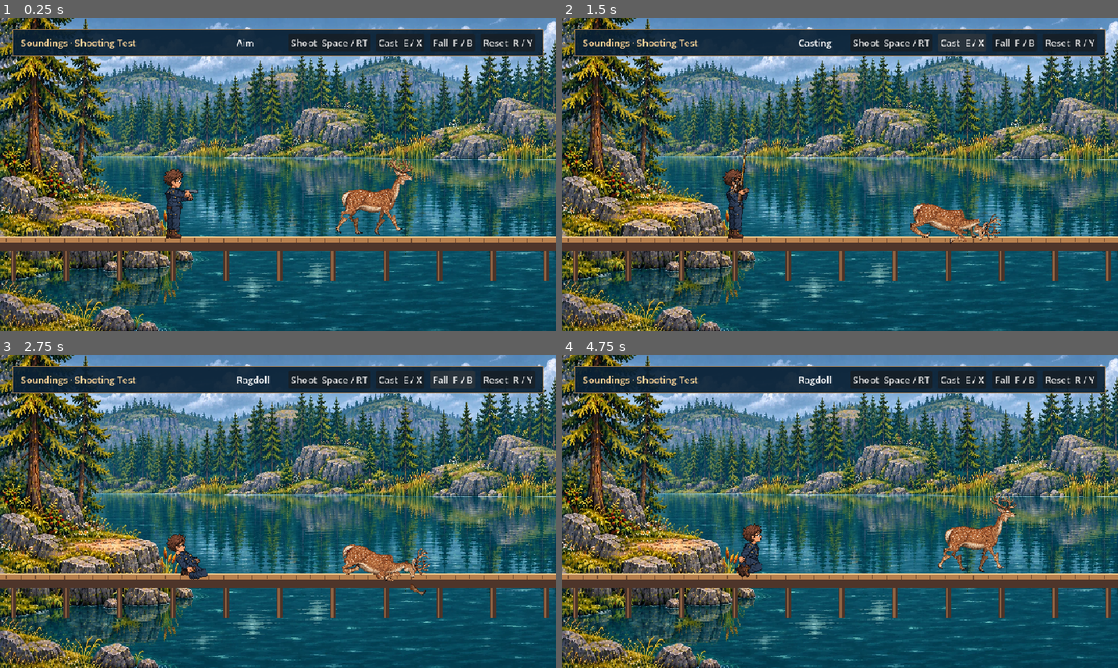
Above: before the commit, frames 1-4 (two rows, left to right).
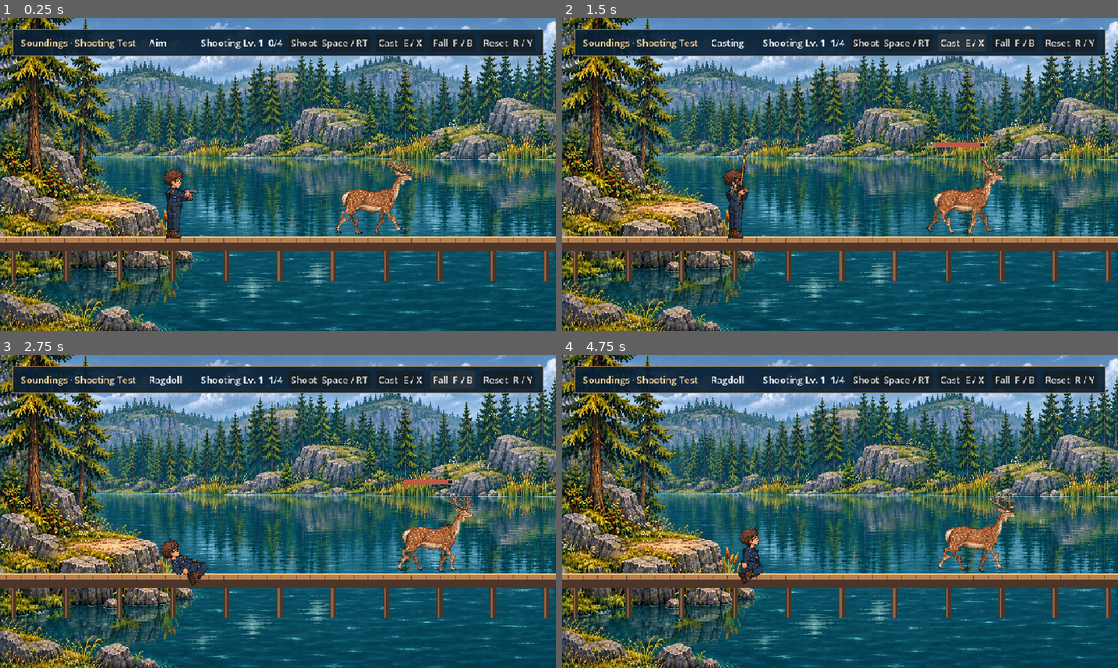
Above: after the commit, the same moments.

Repository: onurozdi/idlebattle
Game: Godot game, scene res://character_test.tscn
Same seed, same stepped clock (60 frames per second), same inputs: the game is played once before the commit and once after it.
Inputs (mouse positions are in pixels of both pictures, inside the frame that each line leads up to):
- Up to frame 1 (0.25 s): no input
- Up to frame 2 (1.5 s): click "Shoot Space / RT" at 0.5 s; click "Cast E / X" at 1.25 s
- Up to frame 3 (2.75 s): click "Fall F / B" at 2 s
- Up to frame 4 (4.75 s): click "Reset R / Y" at 2.75 s; tap Enter at 3.5 s; move the mouse to (962, 495) at 3.52 s; hold Right 3.53-4.28 s; tap E at 3.6 s; click (962, 495) at 3.67 s; tap Space at 3.77, 4.52 s; move the mouse to (728, 527) at 4.27 s; hold Left from 4.28 s (still down); tap F at 4.35 s; click (728, 527) at 4.42 s

The runs differ from the first frame. In frame 1, 0.2% of the frame differs, in the area x 26-51%, y 6-10%; in frame 2, 2.3%; in frame 3, 3.0%, in the area x 27-86%, y 6-77%; in frame 4, 0.8%.

Commit message:
Add skill-based spread and multi-hit deer damage

Diff:
--- a/godot/character.gd
+++ b/godot/character.gd
@@ -118,7 +118,11 @@
 	image.scale = size / texture.region.size
 	if key.begins_with("far_"):
 		image.modulate = Color("#acb2c0")
-	body.add_child(image)
+	var art := Node2D.new()
+	art.name = "Art"
+	image.name = "Sprite"
+	art.add_child(image)
+	body.add_child(art)
 
 	var collider := CollisionShape2D.new()
 	var shape := CapsuleShape2D.new()
@@ -162,6 +166,12 @@
 	queue_redraw()
 
 
+func _process(_delta: float) -> void:
+	if fallen:
+		for joint in joints:
+			joint.sync_art()
+
+
 func _pose(delta: float) -> void:
 	var running := minf(absf(move_speed) / 155, 1)
 	var holding_rod := cast_time >= 0.0 or cast_has_line
@@ -256,7 +266,7 @@
 	var previous: Vector3 = last_pose.get(key, Vector3(at.x, at.y, angle * facing))
 	body.position = at
 	body.rotation = angle * facing
-	body.get_child(0).flip_h = facing < 0.0
+	body.get_node("Art/Sprite").flip_h = facing < 0.0
 	last_pose[key] = Vector3(at.x, at.y, body.rotation)
 	velocities[key] = ((at - Vector2(previous.x, previous.y)) / delta).limit_length(220)
 	angular_velocities[key] = clampf(angle_difference(previous.z, body.rotation) / delta, -7, 7)
@@ -308,6 +318,7 @@
 		body.linear_velocity = Vector2.ZERO
 		body.angular_velocity = 0
 		body.collision_mask = 0
+		body.get_node("Art").transform = Transform2D.IDENTITY
 	fallen = false
 	cast_time = -1.0
 	cast_has_line = false
--- a/godot/character_test.gd
+++ b/godot/character_test.gd
@@ -5,6 +5,7 @@
 const SHOT_RANGE := preload("res://shot_range.gd")
 const LAKE := preload("res://assets/lake.webp")
 const DECK_Y := 378.0
+const HITS_PER_LEVEL := 4
 
 var actor: Node2D
 var deer: Node2D
@@ -19,6 +20,8 @@
 	Rect2(960, 205, 20, 260),
 ]
 var status: Label
+var skill_status: Label
+var training_hits := 0
 
 
 func _ready() -> void:
@@ -39,6 +42,7 @@
 	shot_range = SHOT_RANGE.new()
 	shot_range.z_index = 15
 	add_child(shot_range)
+	shot_range.live_target_hit.connect(_train_shooting)
 	_make_controls()
 	if "--self-test" in OS.get_cmdline_user_args():
 		_self_test.call_deferred()
@@ -103,15 +107,35 @@
 			actor.reset_pose()
 			deer.reset_pose()
 			shot_range.clear()
+			fire_pending = false
 			shot_cooldown = 0.0
 
 
 func _fire() -> void:
 	var gun: Node2D = actor.weapon
 	var muzzle: Node2D = actor.muzzle
-	shot_range.shoot(muzzle.global_position, Vector2.RIGHT.rotated(gun.global_rotation))
+	var barrel := Vector2.RIGHT.rotated(gun.global_rotation)
+	var direction := SHOT_RANGE.spread_direction(barrel, _shooting_level(), randf_range(-1.0, 1.0))
+	shot_range.shoot(muzzle.global_position, direction)
 	actor.recoil = .16
 	shot_cooldown = .24
+
+
+func _shooting_level() -> int:
+	return 1 + floori(float(training_hits) / HITS_PER_LEVEL)
+
+
+func _train_shooting() -> void:
+	if _shooting_level() < SHOT_RANGE.MAX_SKILL:
+		training_hits += 1
+		_update_skill_status()
+
+
+func _update_skill_status() -> void:
+	var level := _shooting_level()
+	skill_status.text = "Shooting Lv. %s" % level
+	if level < SHOT_RANGE.MAX_SKILL:
+		skill_status.text += "  %s/%s" % [training_hits % HITS_PER_LEVEL, HITS_PER_LEVEL]
 
 
 func _make_controls() -> void:
@@ -141,6 +165,10 @@
 	status = Label.new()
 	status.custom_minimum_size.x = 80
 	row.add_child(status)
+	skill_status = Label.new()
+	skill_status.custom_minimum_size.x = 109
+	row.add_child(skill_status)
+	_update_skill_status()
 	for option in [["Shoot  Space / RT", "fire"], ["Cast  E / X", "cast"], ["Fall  F / B", "fall"], ["Reset  R / Y", "reset"]]:
 		var button := Button.new()
 		button.text = option[0]
@@ -199,28 +227,41 @@
 		return
 	deer.pace = false
 	deer.reset_pose()
-	aim_point = deer.parts.body.global_position
-	await get_tree().physics_frame
-	await get_tree().physics_frame
-	_fire()
-	if deer.fallen or shot_range.rounds.size() != 1:
-		push_error("The projectile skipped its flight.")
-		get_tree().quit(1)
-		return
-	for tick in 23 * ticks:
-		await get_tree().physics_frame
-	if not deer.fallen or deer.marks.size() != 1 or deer.joints.size() != deer.parts.size() - 1:
-		push_error("The shot did not attach a mark and activate the animal ragdoll.")
+	if deer.health_meter.visible:
+		push_error("An unharmed deer showed health.")
+		get_tree().quit(1)
+		return
+	for count in range(1, 11):
+		var target: Vector2 = deer.parts.body.global_position
+		shot_range.shoot(target - Vector2(159, 0), Vector2.RIGHT)
+		if deer.fallen or shot_range.rounds.size() != 1:
+			push_error("The shot or the health threshold skipped projectile flight.")
+			get_tree().quit(1)
+			return
+		for tick in 24 * ticks:
+			await get_tree().physics_frame
+		if deer.health != 100 - count * 10 or deer.health_meter.visible != (count < 10) or deer.fallen != (count == 10):
+			push_error("Incorrect body damage or health meter after hit %s." % count)
+			get_tree().quit(1)
+			return
+	if deer.marks.size() != 10 or deer.joints.size() != deer.parts.size() - 1 or _shooting_level() != 3:
+		push_error("Missing hit marks, ragdoll links or shooting progression.")
 		get_tree().quit(1)
 		return
 	var mark: Node2D = deer.marks[0]
 	var original_offset := mark.position
 	var original_world := mark.global_position
 	for frame in 115:
-		await get_tree().process_frame
+		await get_tree().physics_frame
 		for joint in deer.joints:
-			if joint.relative_angle() < joint.lower - .20 or joint.relative_angle() > joint.upper + .20:
-				push_error("Ragdoll hinge exceeded its working arc: %s %s %s" % [joint.node_b, joint.relative_angle(), Vector2(joint.lower, joint.upper)])
+			joint.sync_art()
+			var drawn_angle := angle_difference(joint.parent_art.global_rotation, joint.child_art.global_rotation)
+			if drawn_angle < joint.lower - .001 or drawn_angle > joint.upper + .001:
+				push_error("A rendered ragdoll hinge exceeded its working arc.")
+				get_tree().quit(1)
+				return
+			if joint.child_art.global_position.distance_to(joint.parent_art.to_global(joint.parent_socket)) > .01:
+				push_error("A rendered joint separated during the fall.")
 				get_tree().quit(1)
 				return
 	if mark.position != original_offset or mark.global_position.distance_to(original_world) < 3.0:
@@ -233,10 +274,22 @@
 			get_tree().quit(1)
 			return
 	_command("reset")
-	if deer.fallen or not deer.marks.is_empty() or not deer.joints.is_empty():
+	if deer.fallen or deer.health != 100 or not deer.marks.is_empty() or not deer.joints.is_empty() or _shooting_level() != 3:
 		push_error("Reset did not clean up the animal ragdoll.")
 		get_tree().quit(1)
 		return
+	deer.facing = -1.0
+	for tick in 2 * ticks:
+		await get_tree().physics_frame
+	var head: Node2D = deer.parts.head.get_node("HurtShape")
+	shot_range.shoot(head.global_position - Vector2(145, 0), Vector2.RIGHT)
+	for tick in 19 * ticks:
+		await get_tree().physics_frame
+	if not deer.fallen or deer.health != 0 or deer.marks.size() != 1:
+		push_error("One head hit on the mirrored deer must be lethal.")
+		get_tree().quit(1)
+		return
+	_command("reset")
 	shot_range.shoot(Vector2(470, 345), Vector2.DOWN)
 	for tick in 5 * ticks:
 		await get_tree().physics_frame
@@ -244,5 +297,12 @@
 		push_error("A projectile hitting the deck must stop without damaging the deer.")
 		get_tree().quit(1)
 		return
-	print("Shooting test passed: casting, projectile travel and floor collision, persistent local entry mark, constrained animal ragdoll and reset.")
+	for roll in [-1.0, 1.0]:
+		var novice := SHOT_RANGE.spread_direction(Vector2.RIGHT, 1, roll)
+		var expert := SHOT_RANGE.spread_direction(Vector2.RIGHT, 5, roll)
+		if signf(novice.angle()) != roll or signf(expert.angle()) != roll or absf(expert.angle()) >= absf(novice.angle()):
+			push_error("Shooting spread must narrow with training in both directions.")
+			get_tree().quit(1)
+			return
+	print("Shooting test passed: 10 body hits, 1 head hit, health meter, skill spread, attached joints, impact marks and floor collision.")
 	get_tree().quit()
--- a/godot/deer.gd
+++ b/godot/deer.gd
@@ -5,6 +5,9 @@
 const HIT_MARK := preload("res://hit_mark.gd")
 const FEET_Y := 378.0
 const UPPER_LENGTH := 24.0
+const MAX_HEALTH := 100
+const BODY_DAMAGE := 10
+const FLINCH_TIME := .16
 const LEGS := ["far_rear", "far_front", "near_rear", "near_front"]
 const ART_REGIONS := [
 	Rect2(51, 171, 436, 220), Rect2(654, 159, 279, 279), Rect2(1077, 32, 370, 432),
@@ -12,11 +15,16 @@
 ]
 
 var parts: Dictionary = {}
+var hurt_shape_origins: Dictionary = {}
 var last_pose: Dictionary = {}
 var velocities: Dictionary = {}
 var spin: Dictionary = {}
 var joints: Array[PinJoint2D] = []
 var marks: Array[Node2D] = []
+var health_meter: ProgressBar
+var health := MAX_HEALTH
+var flinch := 0.0
+var hit_direction := Vector2.ZERO
 var fallen := false
 var pace := true
 var step := 0.0
@@ -34,7 +42,27 @@
 		_part(leg + "_upper", 3 if front else 4, Vector2(16 if front else 21, 29), Vector2(8 if front else 10, 3),
 			Vector2(0, 11), Vector2(11 if front else 15, 25), .7, 4 if near else 1)
 		_part(leg + "_lower", 5, Vector2(12, 28), Vector2(5, 3), Vector2(0, 11), Vector2(8, 25), .45, 4 if near else 1)
+	_make_health_meter()
 	reset_pose()
+
+
+func _make_health_meter() -> void:
+	health_meter = ProgressBar.new()
+	health_meter.custom_minimum_size = Vector2(86, 8)
+	health_meter.mouse_filter = Control.MOUSE_FILTER_IGNORE
+	health_meter.show_percentage = false
+	health_meter.max_value = MAX_HEALTH
+	health_meter.z_index = 16
+	var background := StyleBoxFlat.new()
+	background.bg_color = Color("#1c2225")
+	background.border_color = Color("#e0c099")
+	background.set_border_width_all(1)
+	health_meter.add_theme_stylebox_override("background", background)
+	var fill := StyleBoxFlat.new()
+	fill.bg_color = Color("#bd5948")
+	fill.set_content_margin_all(1)
+	health_meter.add_theme_stylebox_override("fill", fill)
+	add_child(health_meter)
 
 
 func _part(key: String, tile: int, size: Vector2, pivot: Vector2, center: Vector2, bounds: Vector2, mass: float, layer: int) -> void:
@@ -60,8 +88,13 @@
 	sprite.scale = size / texture.region.size
 	if key.begins_with("far"):
 		sprite.modulate = Color("#b2a8a1")
-	body.add_child(sprite)
+	var art := Node2D.new()
+	art.name = "Art"
+	sprite.name = "Sprite"
+	art.add_child(sprite)
+	body.add_child(art)
 	var collision := CollisionShape2D.new()
+	collision.name = "HurtShape"
 	var shape := CapsuleShape2D.new()
 	shape.radius = minf(bounds.x, bounds.y) * .5
 	shape.height = maxf(bounds.x, bounds.y)
@@ -71,6 +104,7 @@
 	body.add_child(collision)
 	add_child(body)
 	parts[key] = body
+	hurt_shape_origins[key] = center
 
 
 func advance(delta: float) -> void:
@@ -78,6 +112,7 @@
 		for joint in joints:
 			joint.enforce(delta)
 		return
+	flinch = maxf(0, flinch - delta)
 	if pace:
 		lane += facing * delta * 42.0
 		if lane > 801.0 or lane < 570.0:
@@ -87,8 +122,16 @@
 	_pose(delta)
 
 
+func _process(_delta: float) -> void:
+	if fallen:
+		for joint in joints:
+			joint.sync_art()
+
+
 func _pose(delta: float) -> void:
 	var root := Vector2(lane, FEET_Y - 61.0 - absf(sin(step)) * 1.5)
+	root += hit_direction * sin(PI * flinch / FLINCH_TIME) * 3.4
+	health_meter.position = (root + Vector2(-43, -101)).round()
 	var height := sin(step) * .033
 	var chest := root + _flip(Vector2(31, -3))
 	var skull := chest + _flip(Vector2(17, -31).rotated(height))
@@ -117,7 +160,8 @@
 	var previous: Vector3 = last_pose.get(key, Vector3(at.x, at.y, angle * facing))
 	body.position = at
 	body.rotation = angle * facing
-	body.get_child(0).flip_h = facing < 0.0
+	body.get_node("Art/Sprite").flip_h = facing < 0.0
+	body.get_node("HurtShape").position = _flip(hurt_shape_origins[key])
 	last_pose[key] = Vector3(at.x, at.y, body.rotation)
 	velocities[key] = ((at - Vector2(previous.x, previous.y)) / delta).limit_length(90.0)
 	spin[key] = clampf(angle_difference(previous.z, body.rotation) / delta, -5.0, 5.0)
@@ -130,30 +174,49 @@
 	joints.append(joint)
 
 
-func receive_shot(body: RigidBody2D, world_point: Vector2, direction: Vector2) -> void:
+func receive_shot(body: RigidBody2D, world_point: Vector2, direction: Vector2) -> bool:
 	if marks.size() >= 16:
 		marks.pop_front().queue_free()
-	marks.append(HIT_MARK.attach(body, world_point, direction))
-	if not fallen:
-		fallen = true
-		_join("body", "neck", -.64, .80)
-		_join("neck", "head", -.68, .68)
-		for leg in LEGS:
-			_join("body", leg + "_upper", -1.53, 1.38)
-			if leg.ends_with("front"):
-				_join(leg + "_upper", leg + "_lower", 0.0, 2.32)
-			else:
-				_join(leg + "_upper", leg + "_lower", -2.33, 0.0)
-		for key: String in parts:
-			var bone: RigidBody2D = parts[key]
-			bone.linear_velocity = velocities[key]
-			bone.angular_velocity = spin[key]
-			bone.collision_mask = 1
-			bone.freeze = false
-			bone.sleeping = false
-		# Briefly buckle the front legs as weight moves forward from the hit.
-		for leg in ["near_front_lower", "far_front_lower"]:
-			parts[leg].angular_velocity += facing * 2.7
+	marks.append(HIT_MARK.attach(body.get_node("Art"), world_point, direction))
+	if fallen:
+		_apply_hit_impulse(body, world_point, direction)
+		return false
+
+	health = 0 if body == parts.head else maxi(0, health - BODY_DAMAGE)
+	health_meter.value = health
+	health_meter.visible = health > 0
+	if health > 0:
+		flinch = FLINCH_TIME
+		hit_direction = direction
+	else:
+		_start_fall()
+		_apply_hit_impulse(body, world_point, direction)
+	return true
+
+
+func _start_fall() -> void:
+	fallen = true
+	_join("body", "neck", -.64, .80)
+	_join("neck", "head", -.68, .68)
+	for leg in LEGS:
+		_join("body", leg + "_upper", -1.53, 1.38)
+		if leg.ends_with("front"):
+			_join(leg + "_upper", leg + "_lower", 0.0, 2.32)
+		else:
+			_join(leg + "_upper", leg + "_lower", -2.33, 0.0)
+	for key: String in parts:
+		var bone: RigidBody2D = parts[key]
+		bone.linear_velocity = velocities[key]
+		bone.angular_velocity = spin[key]
+		bone.collision_mask = 1
+		bone.freeze = false
+		bone.sleeping = false
+	# Briefly buckle the front legs as weight moves forward from the hit.
+	for leg in ["near_front_lower", "far_front_lower"]:
+		parts[leg].angular_velocity += facing * 2.7
+
+
+func _apply_hit_impulse(body: RigidBody2D, world_point: Vector2, direction: Vector2) -> void:
 	body.apply_impulse(direction * (24.0 + body.mass * 14.0), world_point - body.global_position)
 
 
@@ -170,7 +233,12 @@
 		body.collision_mask = 0
 		body.linear_velocity = Vector2.ZERO
 		body.angular_velocity = 0.0
+		body.get_node("Art").transform = Transform2D.IDENTITY
 	fallen = false
+	health = MAX_HEALTH
+	health_meter.value = health
+	health_meter.hide()
+	flinch = 0.0
 	facing = 1.0
 	lane = 625.0
 	step = 0.0
--- a/godot/hit_mark.gd
+++ b/godot/hit_mark.gd
@@ -1,12 +1,12 @@
 extends Node2D
 
 
-static func attach(body: Node2D, world_point: Vector2, incoming: Vector2) -> Node2D:
+static func attach(art: Node2D, world_point: Vector2, incoming: Vector2) -> Node2D:
 	var mark := new()
-	body.add_child(mark)
+	art.add_child(mark)
 	# Nudge into the silhouette so the mark remains legible at the edge of a collider.
-	mark.position = body.to_local(world_point + incoming.normalized() * 3.0)
-	mark.rotation = incoming.angle() - body.global_rotation
+	mark.position = art.to_local(world_point + incoming.normalized() * 3.0)
+	mark.rotation = incoming.angle() - art.global_rotation
 	mark.z_index = 12
 	return mark
 
--- a/godot/ragdoll_hinge.gd
+++ b/godot/ragdoll_hinge.gd
@@ -2,6 +2,9 @@
 
 var parent_body: RigidBody2D
 var child_body: RigidBody2D
+var parent_art: Node2D
+var child_art: Node2D
+var parent_socket: Vector2
 var lower: float
 var upper: float
 
@@ -9,12 +12,21 @@
 func configure(parent: RigidBody2D, child: RigidBody2D, limits: Vector2) -> void:
 	parent_body = parent
 	child_body = child
+	parent_art = parent.get_node("Art")
+	child_art = child.get_node("Art")
+	parent_socket = parent.to_local(child.global_position)
 	lower = limits.x
 	upper = limits.y
 	global_position = child.global_position
 	node_a = parent.get_path()
 	node_b = child.get_path()
 	disable_collision = true
+
+
+func sync_art() -> void:
+	# Use the same socket for both sprites even while contact forces stretch the pin.
+	child_art.global_position = parent_art.to_global(parent_socket)
+	child_art.global_rotation = parent_art.global_rotation + clampf(relative_angle(), lower, upper)
 
 
 func enforce(delta: float) -> void:
@@ -39,6 +51,11 @@
 	if motor_enabled != needs_stop:
 		motor_enabled = needs_stop
 
+	# Project large pin errors gradually so collisions still control the body.
+	var pin_error := parent_body.to_global(parent_socket) - child_body.global_position
+	if pin_error.length_squared() > 4.0:
+		child_body.global_position += pin_error.limit_length(2.5) * .55
+
 
 func relative_angle() -> float:
 	return angle_difference(parent_body.global_rotation, child_body.global_rotation)
--- a/godot/shot_range.gd
+++ b/godot/shot_range.gd
@@ -1,13 +1,24 @@
 extends Node2D
+
+signal live_target_hit
 
 const FLIGHT_SPEED := 1770.0
 const SHOT_LENGTH := .74
 const TRACE_LENGTH := 41.0
 const HIT_LIFE := .16
 const GRAVITY := Vector2(0, 84)
+const MAX_SKILL := 5
+const BEGINNER_SPREAD := 4.4
+const EXPERT_SPREAD := .65
 
 var rounds: Array[Dictionary] = []
 var hits: Array[Dictionary] = []
+
+
+static func spread_direction(direction: Vector2, skill: int, roll: float) -> Vector2:
+	var proficiency := inverse_lerp(1.0, MAX_SKILL, clampi(skill, 1, MAX_SKILL))
+	var max_angle := lerpf(BEGINNER_SPREAD, EXPERT_SPREAD, proficiency)
+	return direction.normalized().rotated(deg_to_rad(max_angle * roll))
 
 
 func shoot(muzzle: Vector2, direction: Vector2) -> void:
@@ -39,8 +50,8 @@
 			var target: Node = body.get_meta("target", null) if body.has_meta("target") else null
 			var surface: Vector2 = result.position
 			hits.append({"point": surface, "direction": velocity.normalized(), "age": 0.0, "target": target != null})
-			if target != null:
-				target.receive_shot(body, surface, velocity.normalized())
+			if target != null and target.receive_shot(body, surface, velocity.normalized()):
+				live_target_hit.emit()
 			rounds.remove_at(i)
 			continue
 		round.position = to
Not shown, added: docs/character-test/shooting-v3.pck
Not shown, removed: docs/character-test/shooting.pck
